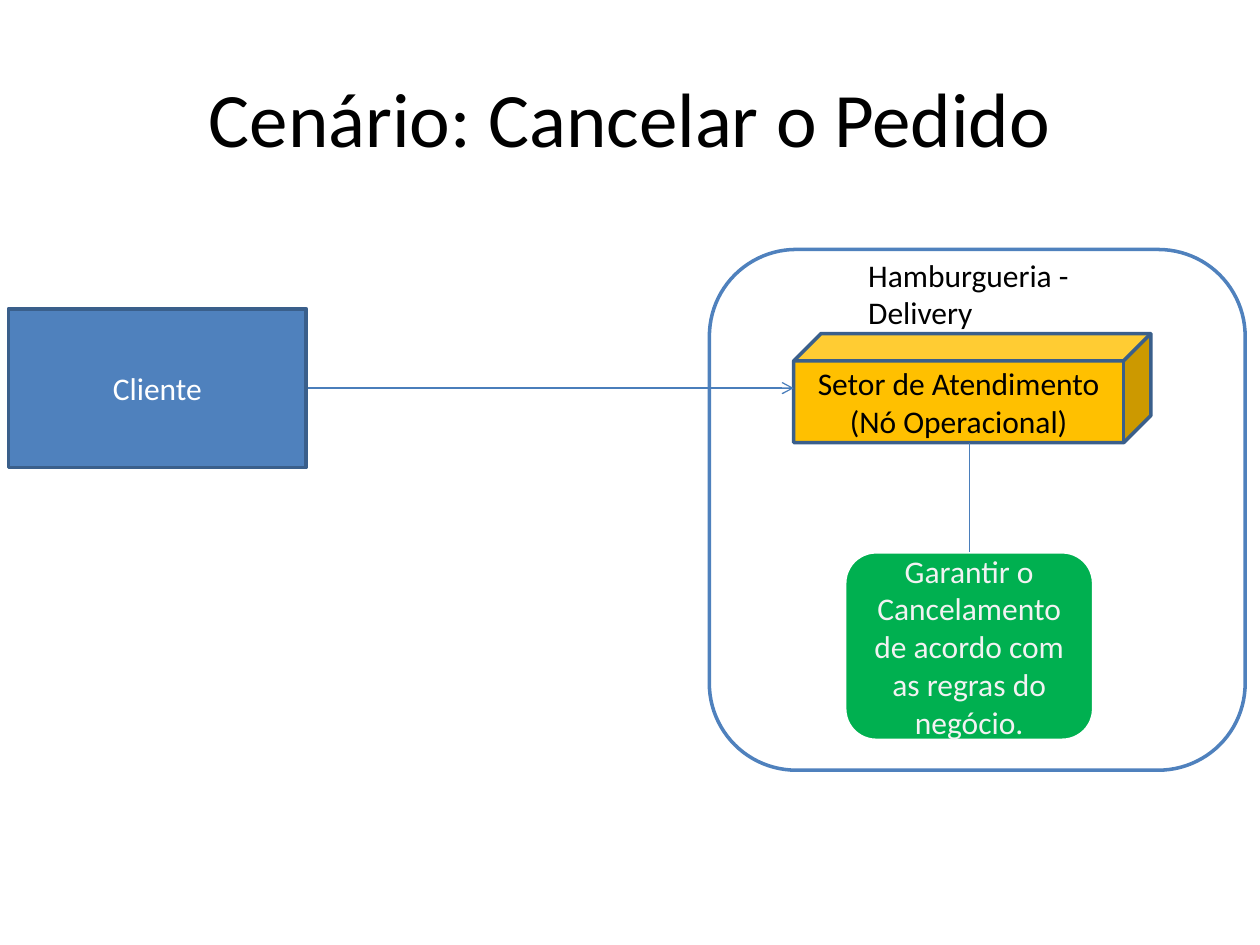
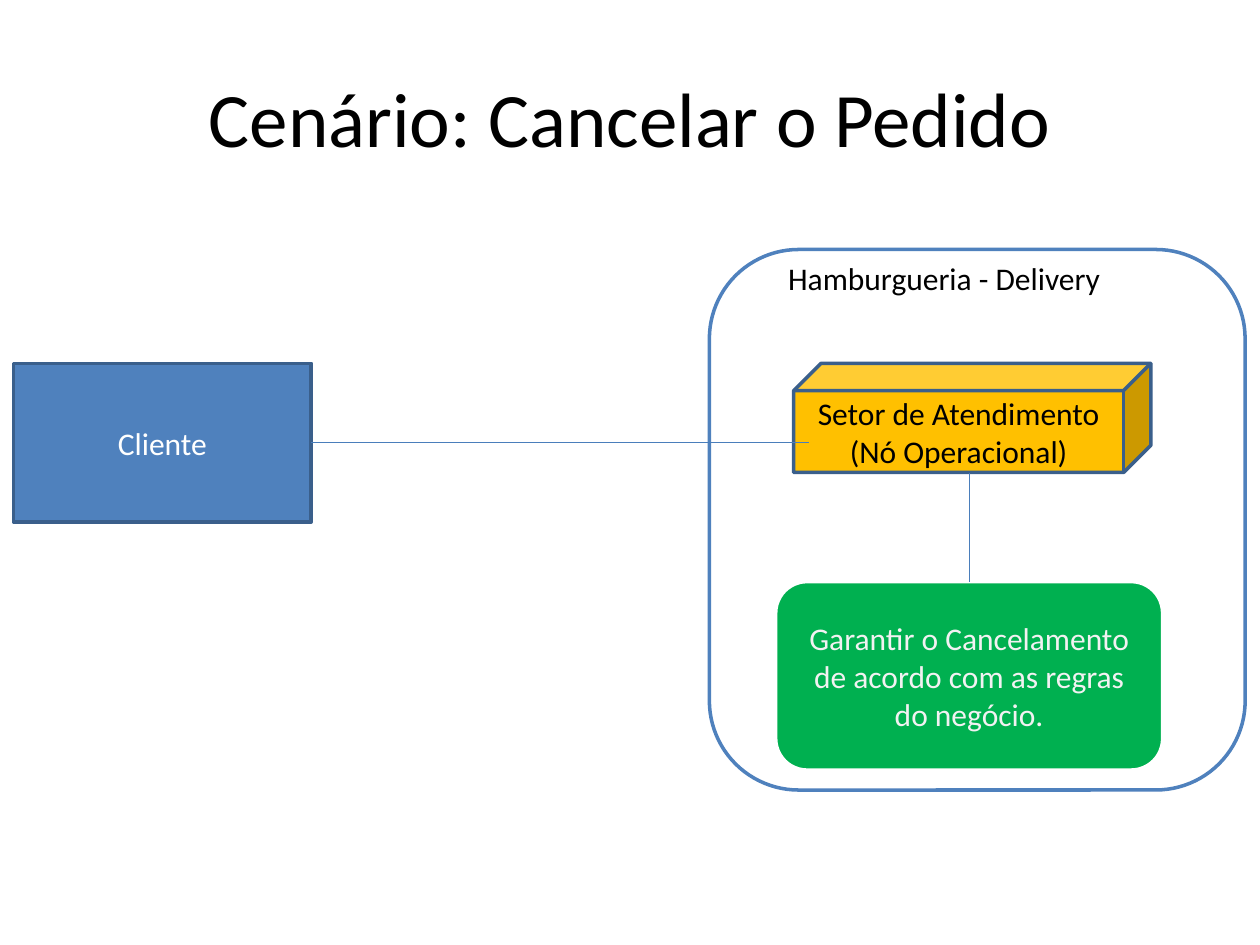
Before and after one commit to JazziJazz/ope-sistemas, a slide deck: slide 5 of 15. Arquitetura de Negócio para cada Cenário.pptx. Drawn at 1260x945 pixels with LibreOffice and Linux fonts; fonts in the diff are those of the drawing. Boxes give left, top, right and bottom in pixels: in the first picture for what was removed or moved away, otherwise in the second. Text is boxed around its words. In the diff, an @@ line names an element or a change of style, - is before the commit and + after.

Commit message:
Atualização/correção

```diff
--- a/15. Arquitetura de Negócio para cada Cenário.pptx
+++ b/15. Arquitetura de Negócio para cada Cenário.pptx
@@ rounded rectangle: place and size @@
-rounded rectangle at box(709, 249, 1245, 770)
+rounded rectangle at box(709, 249, 1245, 790)
@@ text "Hamburgueria - Delivery" rewrapped from box(868, 265, 1052, 329) to box(788, 268, 1100, 296) @@
@@ rectangle "Cliente": place and size @@
-rectangle "Cliente" at box(9, 309, 306, 467)
+rectangle "Cliente" at box(14, 363, 311, 522)
@@ cube "Setor de Atendimento": place and size @@
-cube "Setor de Atendimento" at box(794, 334, 1150, 444)
+cube "Setor de Atendimento" at box(794, 363, 1150, 472)
@@ arrow moved from (306, 388) - (794, 388) to (311, 442) - (809, 442) @@
@@ arrow (311, 442) - (809, 442): arrow to line @@
@@ line moved from (969, 552) - (969, 442) to (969, 582) - (969, 472) @@
@@ rounded rectangle "Garantir o Cancelamento de acordo ...": place and size @@
-rounded rectangle "Garantir o Cancelamento de acordo ..." at box(844, 552, 1094, 741)
+rounded rectangle "Garantir o Cancelamento de acordo ..." at box(776, 582, 1163, 771)
```
Also in this commit, not shown: 5 other slides changed.
